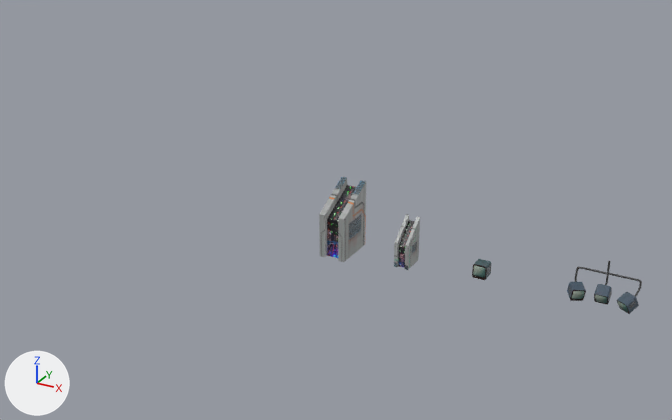
What one commit did to the Blender file Assets/Models/blend/SpaceshipObjekts2.blend.
The view is the same before and after, from a camera (50 mm lens) standing at (8.3, -24.2, 13.0) and looking at (-5.3, 0.5, 0.7). The axes (+X, +Y, +Z) are drawn at lower left. The lights are the same throughout.

The scene before the commit, as lines of its bpy script (objects in view):
```python
me_cube_001 = bpy.data.meshes.new('Cube.001')
me_cube_001.from_pydata(...)  # 24 vertices, 18 faces; spans x -5.24..-4.35, y -0.75..0.75, z -0.48..1.76
me_cube_001.materials.append(mat_material_002)  # picture img_serverforship_png
me_cube_002 = bpy.data.meshes.new('Cube.002')
me_cube_002.from_pydata(...)  # 24 vertices, 18 faces; spans x -2.751..-2.269, y -0.402..0.402, z -0.402..1.095
me_cube_002.materials.append(mat_material_001)  # picture img_serverforship_png
me_cube_006 = bpy.data.meshes.new('Cube.006')
me_cube_006.from_pydata(...)  # 2112 vertices, 1866 faces; spans x 2.6..4.65, y -0.26..0.57, z -0.27..0.92
me_cube_006.materials.append(mat_material_004)  # picture img_oldtvstripple_png
ob_cube_003 = bpy.data.objects.new('Cube.003', me_cube_006)
ob_cube_003.location = (0.0, 0.0, 0.0)
ob_serversmall = bpy.data.objects.new('ServerSmall', me_cube_001)
ob_serversmall.location = (0.0, 0.0, 0.0)
ob_servertall = bpy.data.objects.new('ServerTall', me_cube_002)
ob_servertall.location = (0.0, 0.0, 0.0)
```
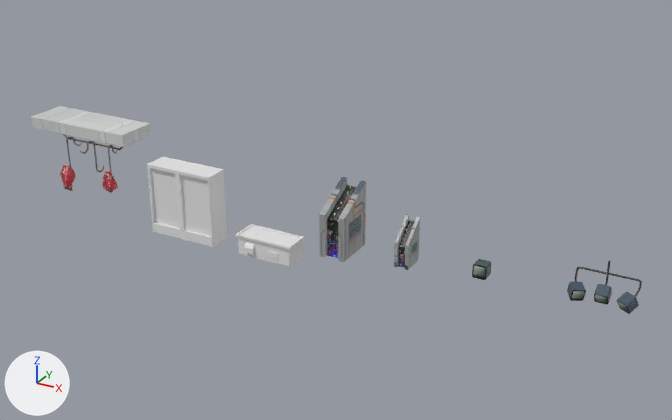
What differs and where, as boxes (x1, y1, x2, y2) in the pictures (672 x 420 px):
'Cube.002', added
    after: (147, 157, 227, 247)
'Cylinder', added
    after: (31, 106, 151, 193)
'Cube.001', added
    after: (236, 224, 304, 267)

The edits, one by one:
Picture 'Spaceship_Meat.png' (img_spaceship_meat_png) is new.
Material 'Material' (mat_material) is new.
Its texture is img_spaceship_meat_png.
Mesh me_cylinder is new.
It has 2620 vertices, 2534 faces and spans x -17.53..-13.17, y -0.75..0.78, z -0.65..2.32.
It uses material mat_material (picture img_spaceship_meat_png).
Mesh me_cube_004 is new.
It has 36 vertices, 28 faces and spans x -1.66..1.0, y -1.0..-0.13, z -1.0..1.56.
Mesh me_cube is new.
It has 296 vertices, 170 faces and spans x -1.06..1.06, y -1.1..-0.11, z -1.06..-0.26.
Object 'Cylinder' (ob_cylinder) is new; it shows me_cylinder.
Its location is (0.0, 0.0, 0.0).
Object 'Cube.002' (ob_cube_002) is new; it shows me_cube_004.
Its location is (-10.33, 0.0, 0.0).
Object 'Cube.001' (ob_cube_001) is new; it shows me_cube.
Its location is (-7.25, 0.0, 0.0).
